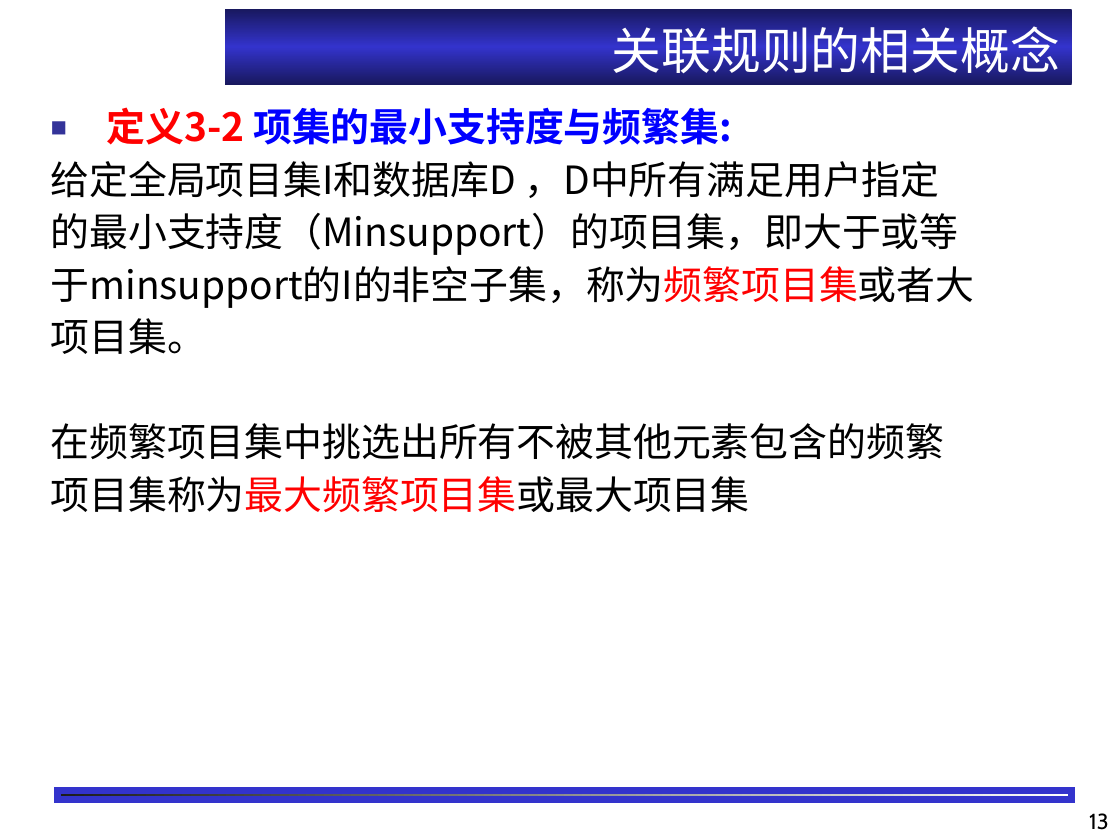
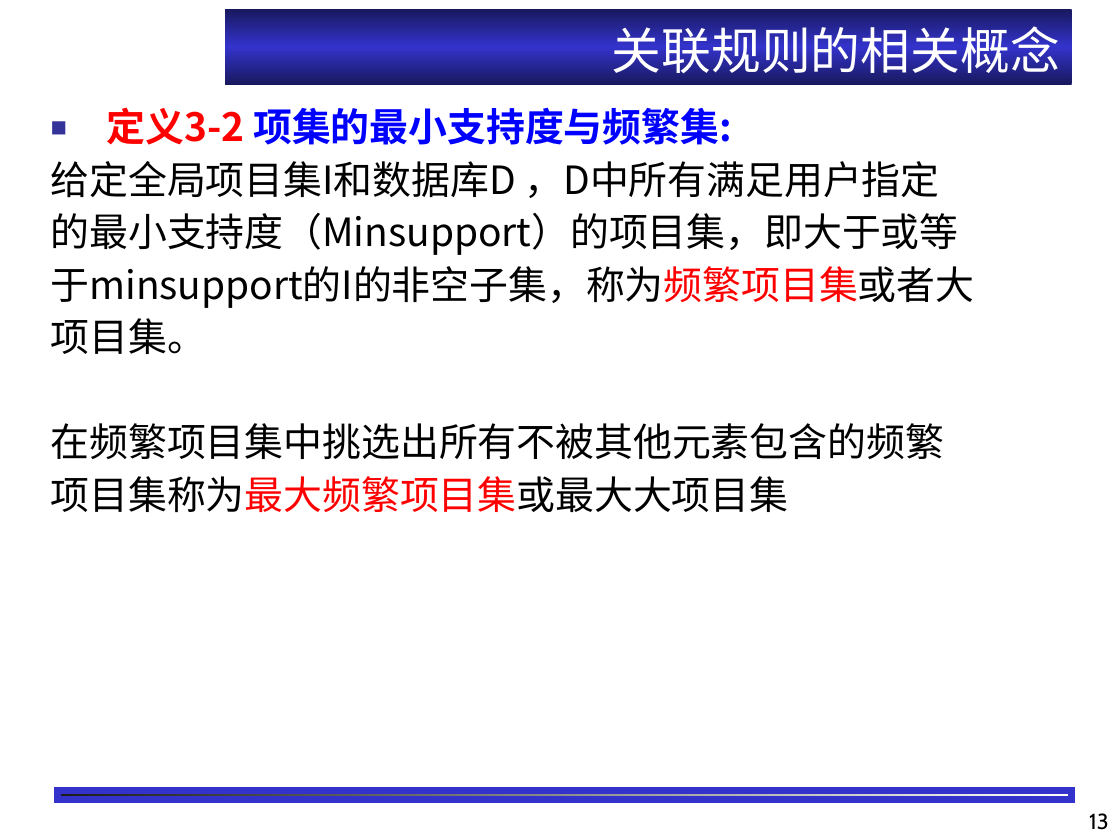
Before and after one commit to shfkuang/shfkuang.github.io, a slide deck: slide 13 of dm/lecture/ch3.1.ppt. Drawn at 1120x840 pixels with LibreOffice and Linux fonts; fonts in the diff are those of the drawing; background and template pictures are left out. Boxes give left, top, right and bottom in pixels: in the first picture for what was removed or moved away, otherwise in the second. Text is boxed around its words. In the diff, an @@ line names an element or a change of style, - is before the commit and + after.

```diff
--- a/dm/lecture/ch3.1.ppt
+++ b/dm/lecture/ch3.1.ppt
@@ text at [51, 476, 789, 512]: text changed @@
-项目集称为最大频繁项目集或最大项目集
+项目集称为最大频繁项目集或最大大项目集
```
Also in this commit, not shown: 6 other slides changed, 2 other files.
